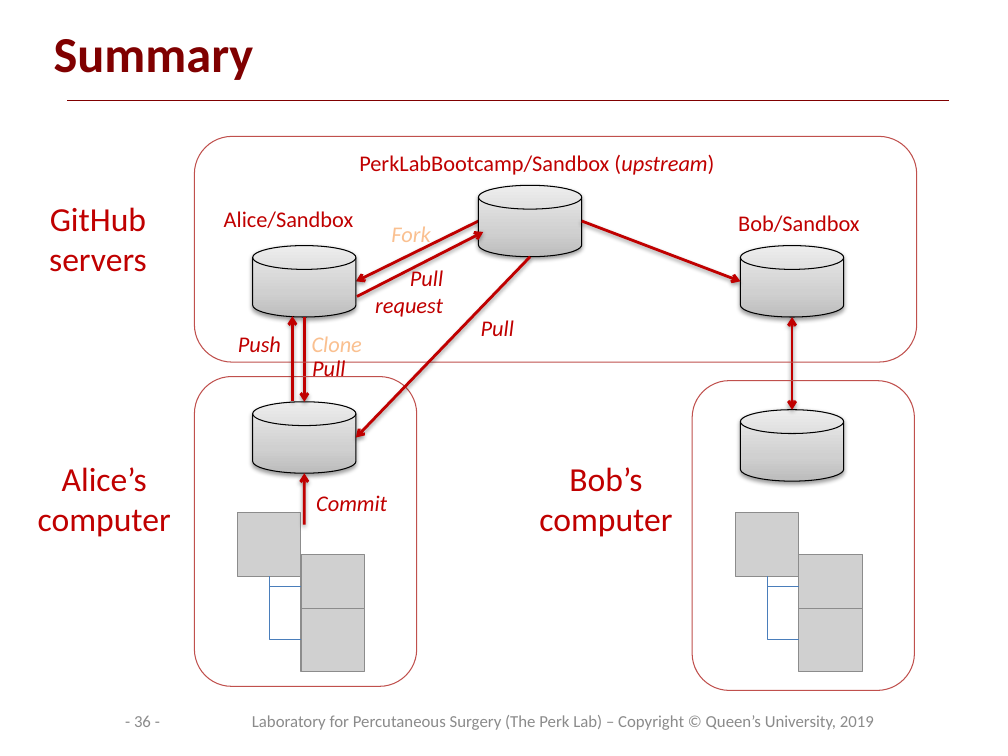
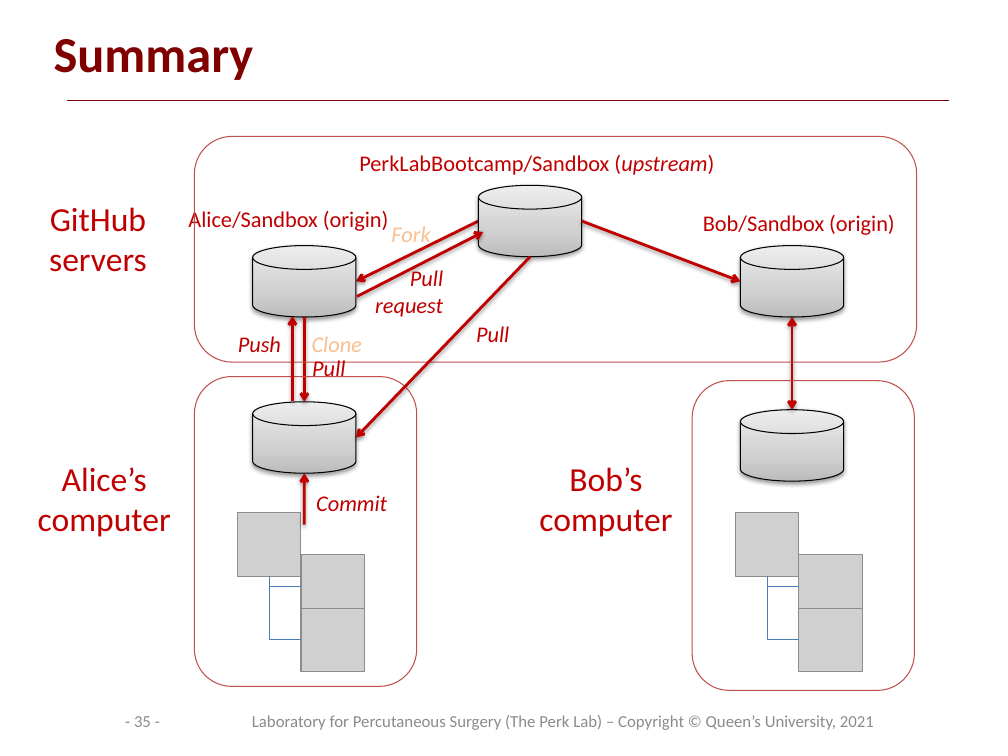
Before and after one commit to PerkLab/PerkLabBootcamp, a slide deck: slide 35 of Doc/day1_2_PerkLabProjectManagement.pptx (slide 36 before the commit). Drawn at 1008x756 pixels with LibreOffice and Linux fonts; fonts in the diff are those of the drawing; grey boxes stand for pictures; background and template pictures are left out. Boxes give left, top, right and bottom in pixels: in the first picture for what was removed or moved away, otherwise in the second. Text is boxed around its words. In the diff, an @@ line names an element or a change of style, - is before the commit and + after.

```diff
--- a/Doc/day1_2_PerkLabProjectManagement.pptx
+++ b/Doc/day1_2_PerkLabProjectManagement.pptx
@@ text at [188,208,389,233]: text changed @@
-Alice/Sandbox
+Alice/Sandbox (origin)
@@ text at [703,215,895,235]: text changed @@
-Bob/Sandbox
+Bob/Sandbox (origin)
@@ text "Pull": place and size @@
-text "Pull" at [481,320,514,336]
+text "Pull" at [476,326,509,342]
@@ page number at [134,716,151,727]: text changed @@
-- 36 -
+- 35 -
@@ text at [252,715,874,730]: text changed @@
-Laboratory for Percutaneous Surgery (The Perk Lab) – Copyright © Queen’s University, 2019
+Laboratory for Percutaneous Surgery (The Perk Lab) – Copyright © Queen’s University, 2021
```
Also in this commit, not shown: 29 other slides changed, 6 slides added, 7 slides removed, 6 other files.
